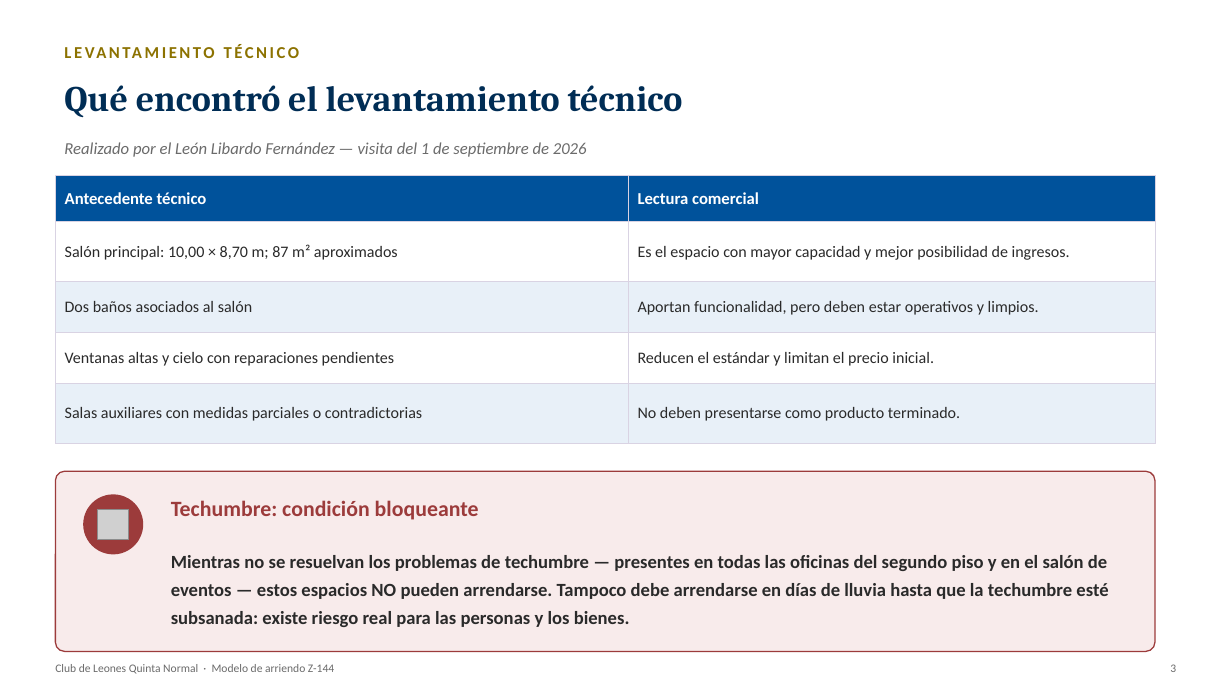
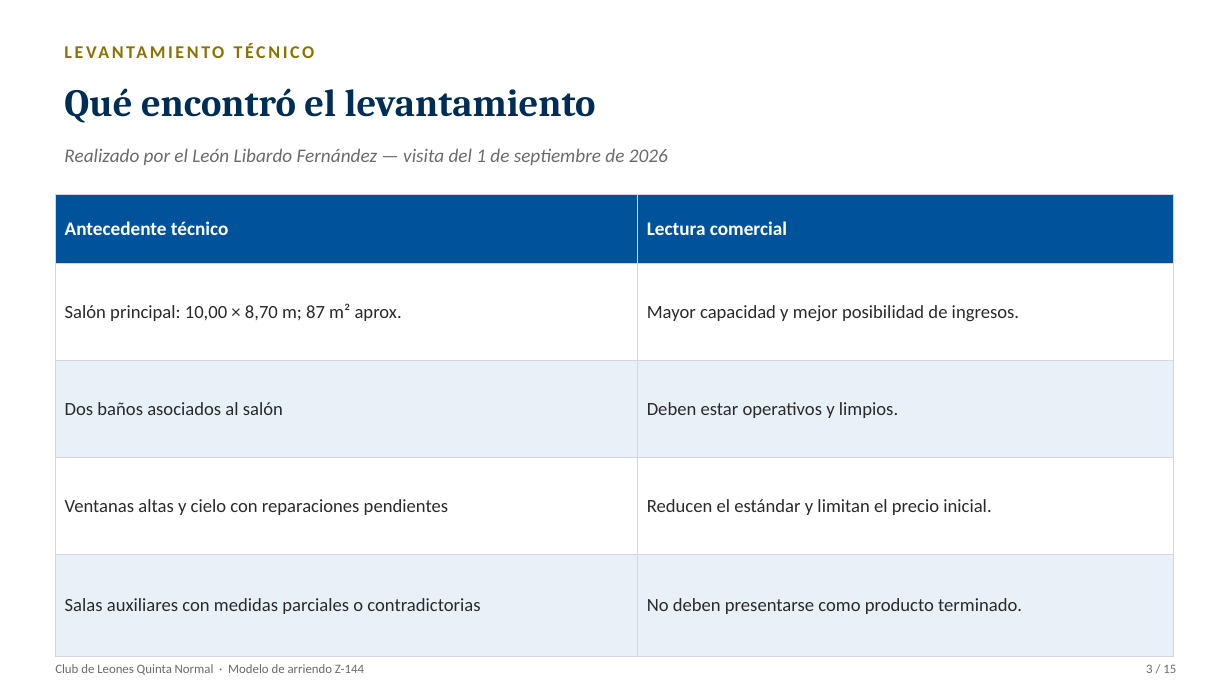
Before and after one commit to wbarrientosd-svg/claude, a slide deck: slide 3 of informes/Presentacion_Modelo_Arriendo_Club_Leones_Z144.pptx. Drawn at 1232x693 pixels with LibreOffice and Linux fonts; fonts in the diff are those of the drawing; grey boxes stand for pictures. Boxes give left, top, right and bottom in pixels: in the first picture for what was removed or moved away, otherwise in the second. Text is boxed around its words. In the diff, an @@ line names an element or a change of style, - is before the commit and + after.

```diff
--- a/informes/Presentacion_Modelo_Arriendo_Club_Leones_Z144.pptx
+++ b/informes/Presentacion_Modelo_Arriendo_Club_Leones_Z144.pptx
@@ text "LEVANTAMIENTO TÉCNICO" at box(55, 37, 1072, 67): size 13 to 14 pt @@
@@ text at box(64, 88, 596, 123): text changed; size 28 to 30 pt @@
-Qué encontró el levantamiento técnico
+Qué encontró el levantamiento
@@ text "Realizado por el León Libardo ..." at box(64, 148, 668, 165): size 13 to 15 pt @@
@@ table at box(55, 194, 1174, 618) @@
-row 2, column 1: Salón principal: 10,00 × 8,70 m; 87 m² aproximados
+row 2, column 1: Salón principal: 10,00 × 8,70 m; 87 m² aprox.
-row 2, column 2: Es el espacio con mayor capacidad y mejor posibilidad de ingresos.
+row 2, column 2: Mayor capacidad y mejor posibilidad de ingresos.
-row 3, column 2: Aportan funcionalidad, pero deben estar operativos y limpios.
+row 3, column 2: Deben estar operativos y limpios.
@@ size 13 to 15 pt in "Antecedente técnico", "Lectura comercial" @@
@@ size 12.5 to 14.5 pt in "Dos baños asociados al salón", "Ventanas altas y cielo con reparaciones pendientes", "Reducen el estándar y limitan el precio ...", "Salas auxiliares con medidas parciales o contradictorias" and 1 more places @@
@@ table: place and size @@
-table at box(55, 176, 1155, 425)
+table at box(55, 194, 1174, 618)
@@ rounded rectangle removed at box(55, 471, 1155, 652) @@
@@ ellipse removed at box(83, 494, 143, 555) @@
@@ picture removed at box(98, 509, 128, 540) @@
@@ text removed at box(171, 500, 479, 520) @@
-Techumbre: condición bloqueante
@@ text removed at box(171, 555, 1108, 627) @@
-Mientras no se resuelvan los problemas de techumbre — presentes en todas las oficinas del segundo piso y en el salón de eventos — estos espacios NO pueden arrendarse. Tampoco debe arrendarse en días de lluvia hasta que la techumbre esté subsanada: existe riesgo real para las personas y los bienes.
@@ text "Club de Leones Quinta Normal ..." at box(55, 664, 364, 675): size 9 to 10 pt @@
@@ text at box(1146, 664, 1176, 673): text changed; size 9 to 10 pt @@
-3
+3 / 15
```
Also in this commit, not shown: 10 other slides changed, 4 slides added, 1 other file.
